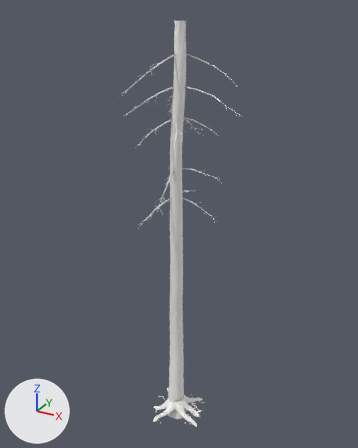
Two versions of the glTF model nuri/public/models/trees/snag_9.glb, one commit apart.
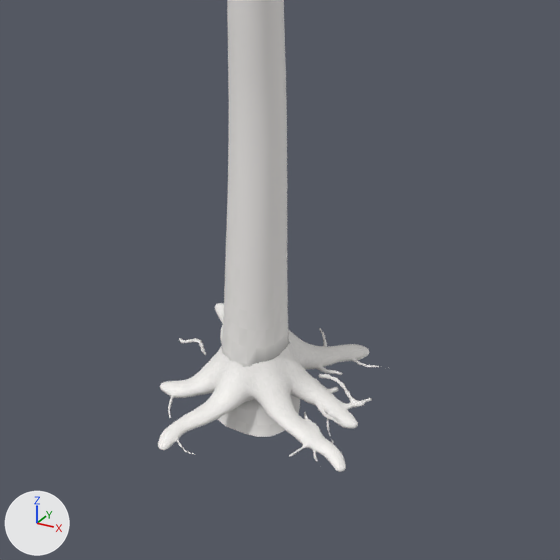
Each version appears first whole from a 50 mm lens placed at (6.14, -10.98, 11.97), pointed at (0.13, -0.05, 6.5), and next in a close-up on the part from 33% to 69% of the width and 71% to 100% of the height. The axes (+X, +Y, +Z) are drawn at lower left. The lights are the same throughout. The last two pictures show the newer version. Vertices at exactly the same position are counted once.

Before the edit, the objects in view are built like this:
```python
me_snag9_bark = bpy.data.meshes.new('snag9_bark')
me_snag9_bark.from_pydata(...)  # 6615 vertices, 11777 faces; spans x -0.81..1.8, y -1.75..1.22, z -0.33..11.67
me_snag9_bark.materials.append(mat_defaultmaterial)
ob_snag9_bark = bpy.data.objects.new('snag9_bark', me_snag9_bark)
ob_snag9_bark.location = (0.0, 0.0, 0.0)
```
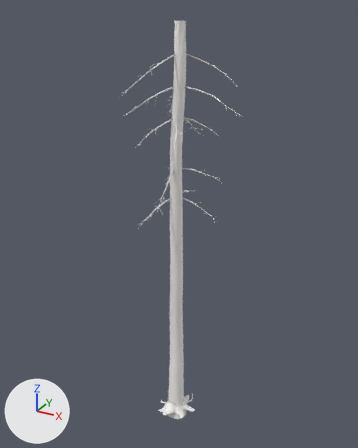
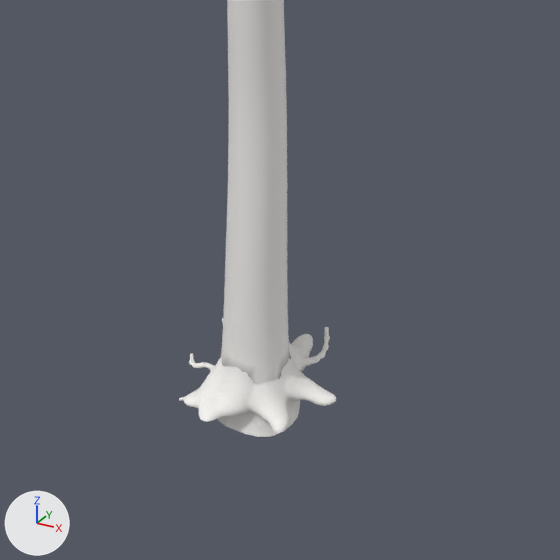
Changed parts and their boxes (x1, y1, x2, y2) in the close-ups (560 x 560 px; the box of a moved part takes in the faces that stretch with it):
'snag9_bark', reshaped
    before: (158, 0, 379, 472)
    after: (179, 0, 336, 437)
part 1 of me_snag9_bark, moved or reshaped
    before: (158, 303, 379, 472)
    after: (179, 318, 336, 433)
part 2 of me_snag9_bark, edited (looks the same)
    both: (186, 284, 300, 437)

The edits, one by one:
me_snag9_bark is used by ob_snag9_bark; location (0.0, 0.0, 0.0).
me_snag9_bark had 6615 vertices, 11777 faces and spanned x -0.81..1.8, y -1.75..1.22, z -0.33..11.67.
me_snag9_bark now has 6573 vertices, 11783 faces and spans x -0.81..1.8, y -1.75..1.22, z -0.33..11.67.
me_snag9_bark part 1: 139 vertices moved from x -0.71..0.77, y -0.57..0.6, z -0.07..0.05 to x -0.56..0.61, y -0.51..0.61, z -0.07..0.13; 3773 vertices removed from x -0.72..1.0, y -0.96..0.78, z -0.07..0.34; 3779 vertices added at x -0.56..0.64, y -0.56..0.72, z -0.07..0.25.
me_snag9_bark part 2: 349 kept faces spanning x -0.46..0.61, y -0.46..0.59, z -0.33..0.95 get new vertex colours.
Other edits to the shape of me_snag9_bark do not show in these pictures.
